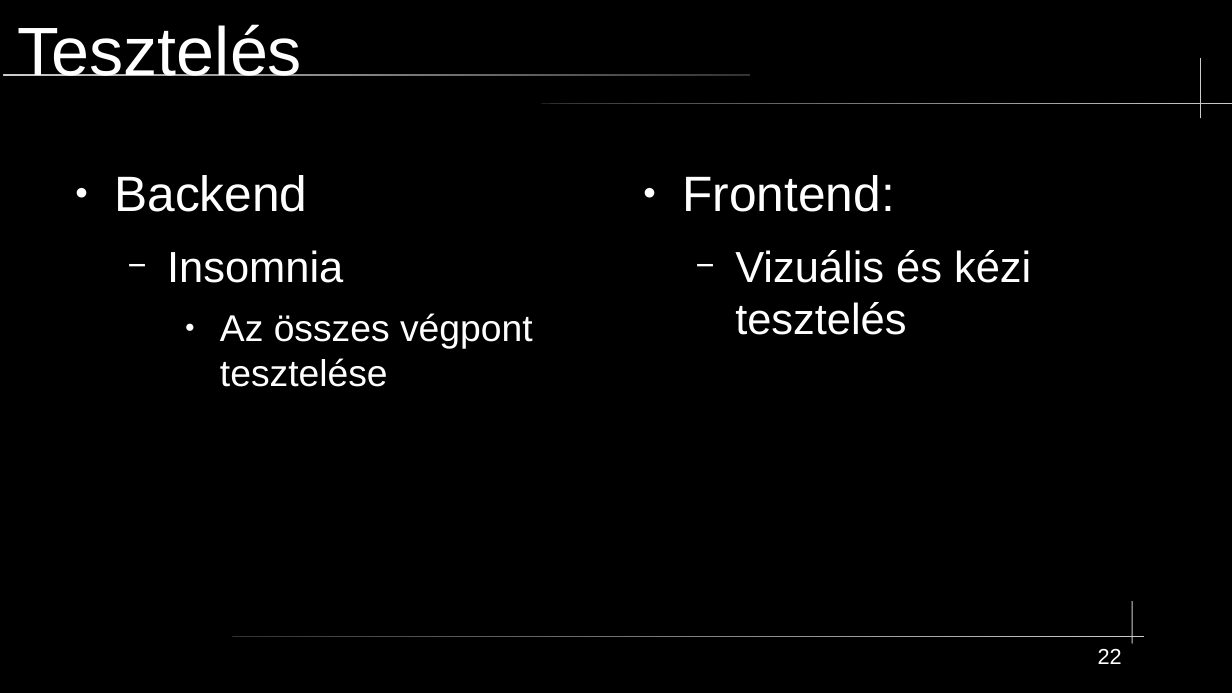
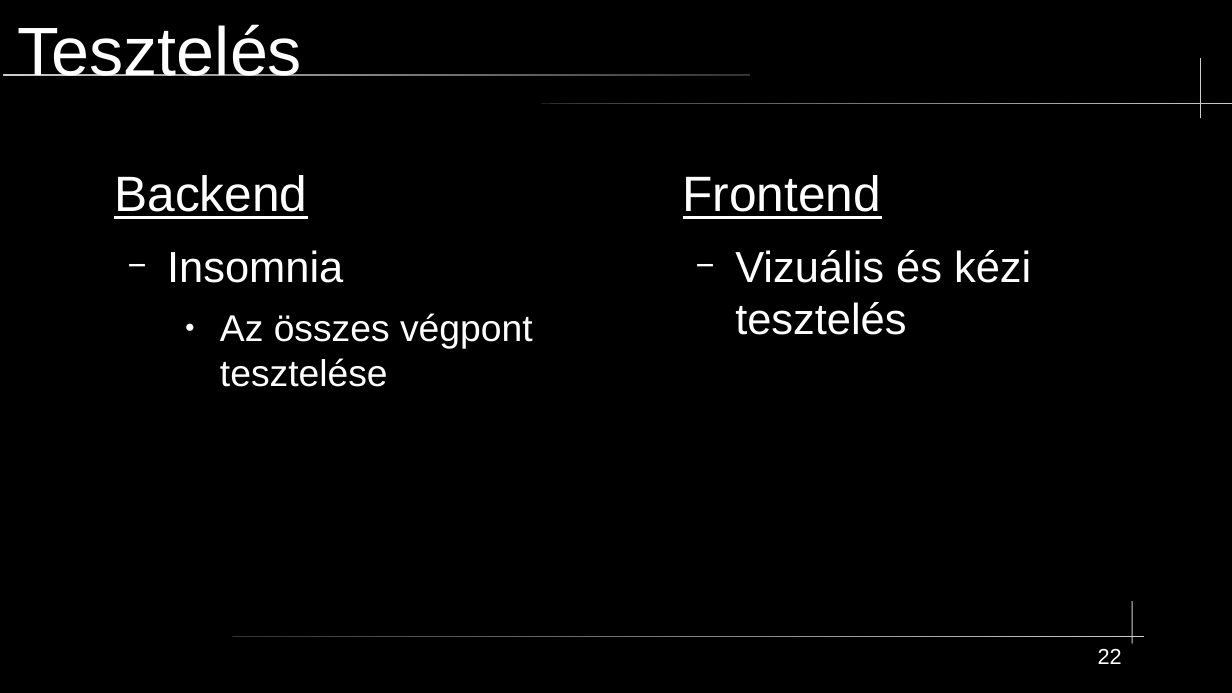
Before and after one commit to mikobalint-szbi/PawnHub, a slide deck: slide 22 of [Developer]/PPT és Dokumentáció/technikai prezentáció.odp. Drawn at 1232x693 pixels with LibreOffice and Linux fonts; fonts in the diff are those of the drawing. Boxes give left, top, right and bottom in pixels: in the first picture for what was removed or moved away, otherwise in the second. Text is boxed around its words. In the diff, an @@ line names an element or a change of style, - is before the commit and + after.

```diff
--- a/[Developer]/PPT és Dokumentáció/technikai prezentáció.odp
+++ b/[Developer]/PPT és Dokumentáció/technikai prezentáció.odp
@@ text at <box>114,175,307,219</box>: underline on in "Backend"; bullet ● to none @@
@@ text at <box>683,175,882,219</box>: text changed @@
-● Frontend:
+Frontend
```
Also in this commit, not shown: 3 other slides changed, 1 other file.
